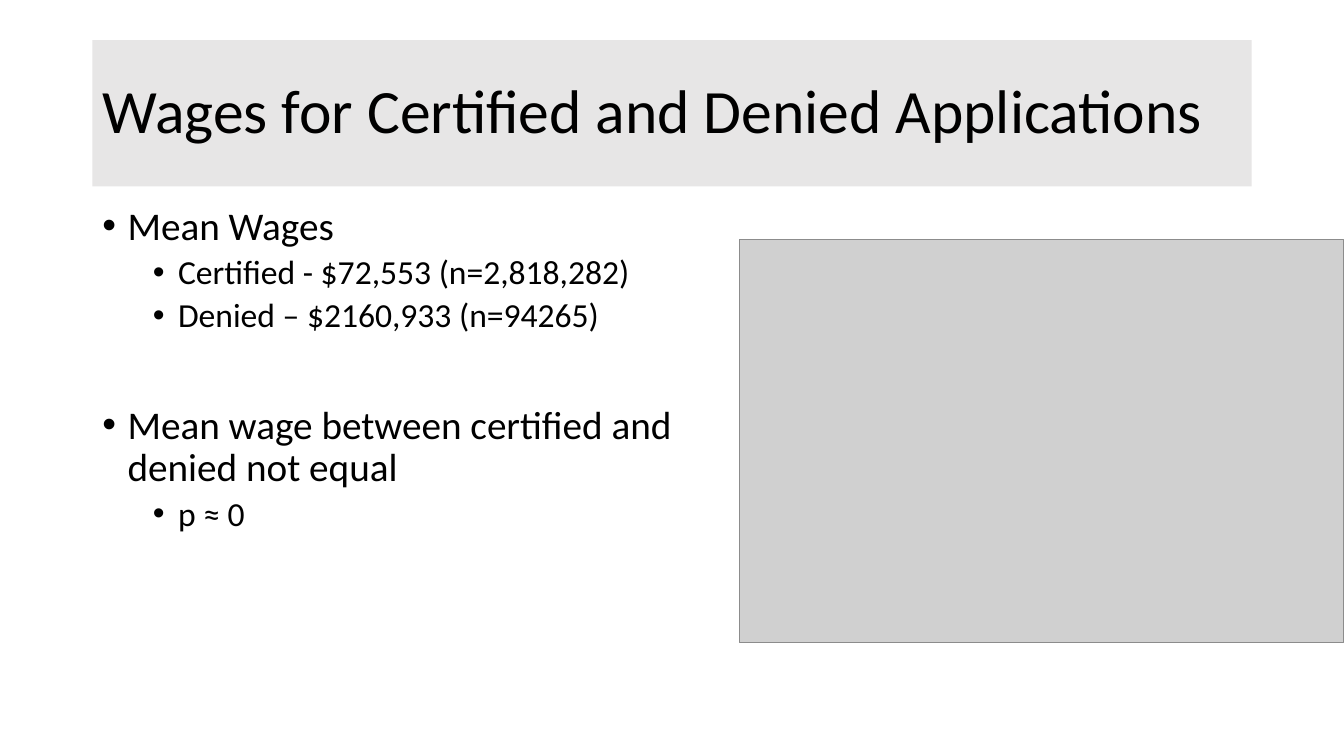
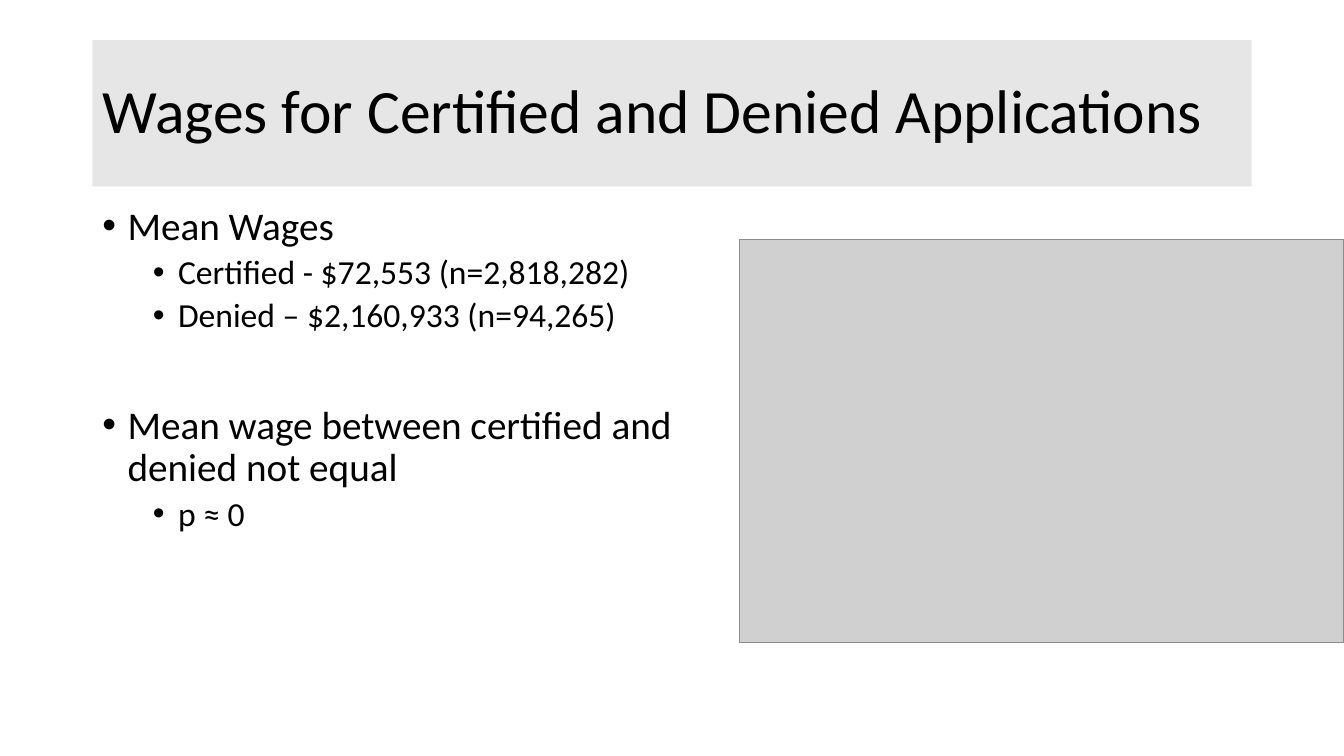
Before and after one commit to Liptoni/Springboard, a slide deck: slide 6 of H1B_Capstone/Summaries/Capstone_1_Presentations.pptx. Drawn at 1344x756 pixels with LibreOffice and Linux fonts; fonts in the diff are those of the drawing; grey boxes stand for pictures. Boxes give left, top, right and bottom in pixels: in the first picture for what was removed or moved away, otherwise in the second. Text is boxed around its words. In the diff, an @@ line names an element or a change of style, - is before the commit and + after.

Commit message:
updating presentation

```diff
--- a/H1B_Capstone/Summaries/Capstone_1_Presentations.pptx
+++ b/H1B_Capstone/Summaries/Capstone_1_Presentations.pptx
@@ text at [178,302,615,332]: text changed @@
-  • Denied – $2160,933 (n=94265)
+  • Denied – $2,160,933 (n=94,265)
```
Also in this commit, not shown: 1 slide removed.
